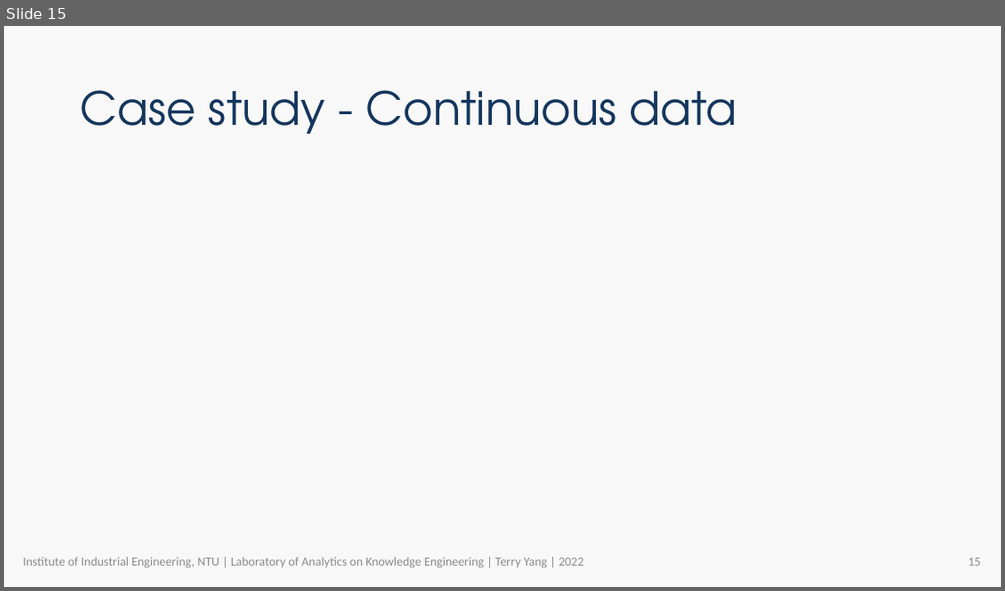
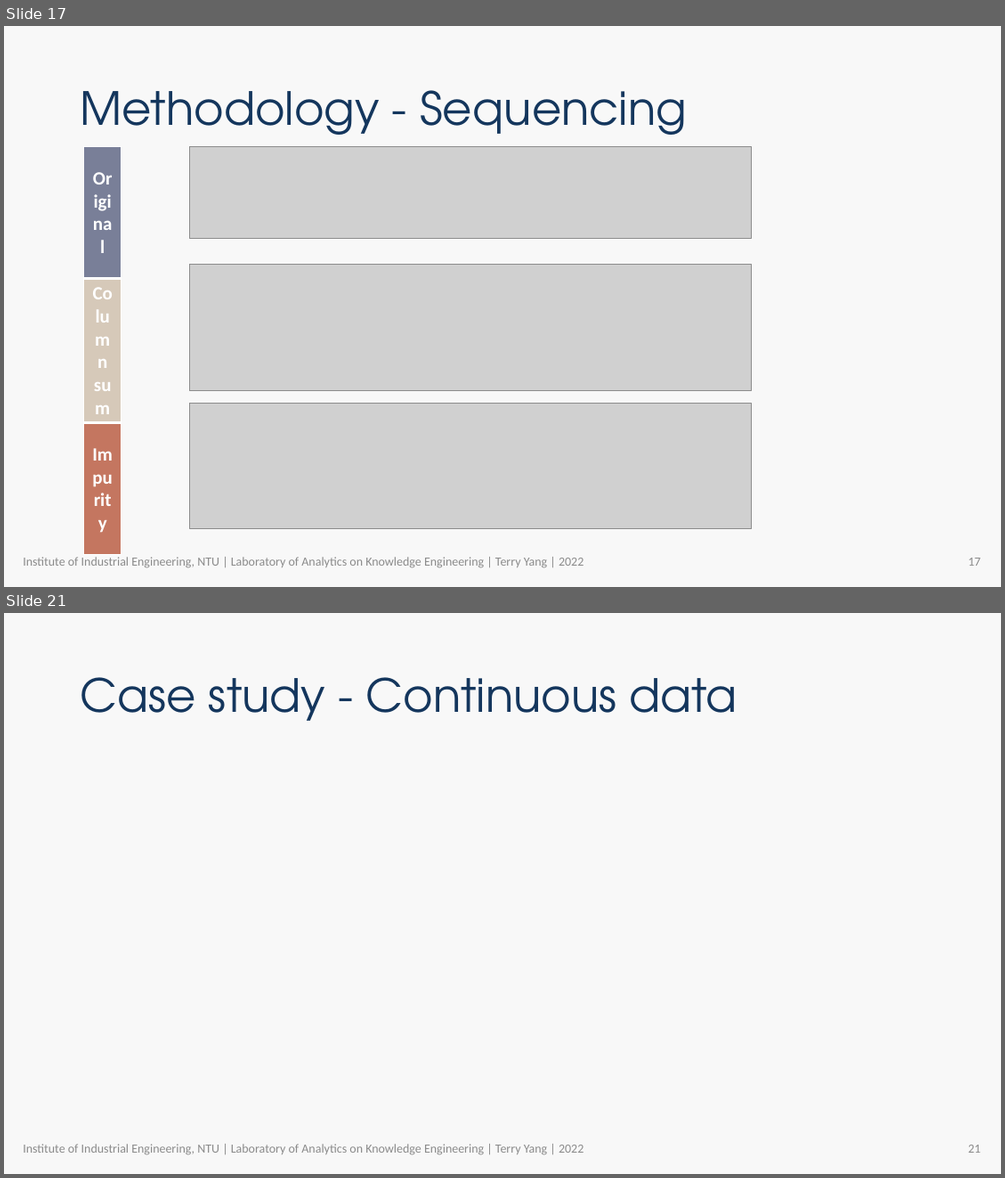
Before and after one commit to R64825/NTUIIE-Research, a slide deck: ppt/APIEMS TerryYang.pptx. Shown one above the other, each under a label of ours: slide 15 before the commit, slides 17 and 21 after it; the slides between them are not shown. The pictures are 1005x591 and 1005x1178 pixels, drawn with LibreOffice and Linux fonts; fonts in the diff are those of the drawing; grey boxes stand for pictures; background and template pictures are left out. Boxes give left, top, right and bottom in pixels: in the first picture for what was removed or moved away, otherwise in the second. Text is boxed around its words. In the diff, an @@ line names an element or a change of style, - is before the commit and + after.

```diff
--- a/ppt/APIEMS TerryYang.pptx
+++ b/ppt/APIEMS TerryYang.pptx
@@ slide 17 added at box(4, 26, 1001, 587), background #F8F8F8; not listed: 1 template element that a slide beside it also shows @@
@@ title added at box(80, 90, 687, 135), 44 pt, text #14365D @@
+Methodology - Sequencing
@@ table added at box(84, 147, 121, 542), 3 rows, 1 columns @@
+Original
+Column sum
+Impurity
@@ picture added at box(189, 147, 751, 239) @@
@@ picture added at box(190, 265, 752, 390) @@
@@ picture added at box(190, 402, 752, 529) @@
@@ text added at box(23, 556, 583, 568), 12 pt, text #8C8C8C @@
+Institute of Industrial Engineering, NTU | Laboratory of Analytics on Knowledge Engineering | Terry Yang | 2022
@@ what was slide 15 is now slide 21 @@
@@ page number at box(968, 1144, 980, 1152): text changed @@
-15
+21
```
Also in this commit, not shown: 13 slides changed, 5 other slides added, 5 other files.
